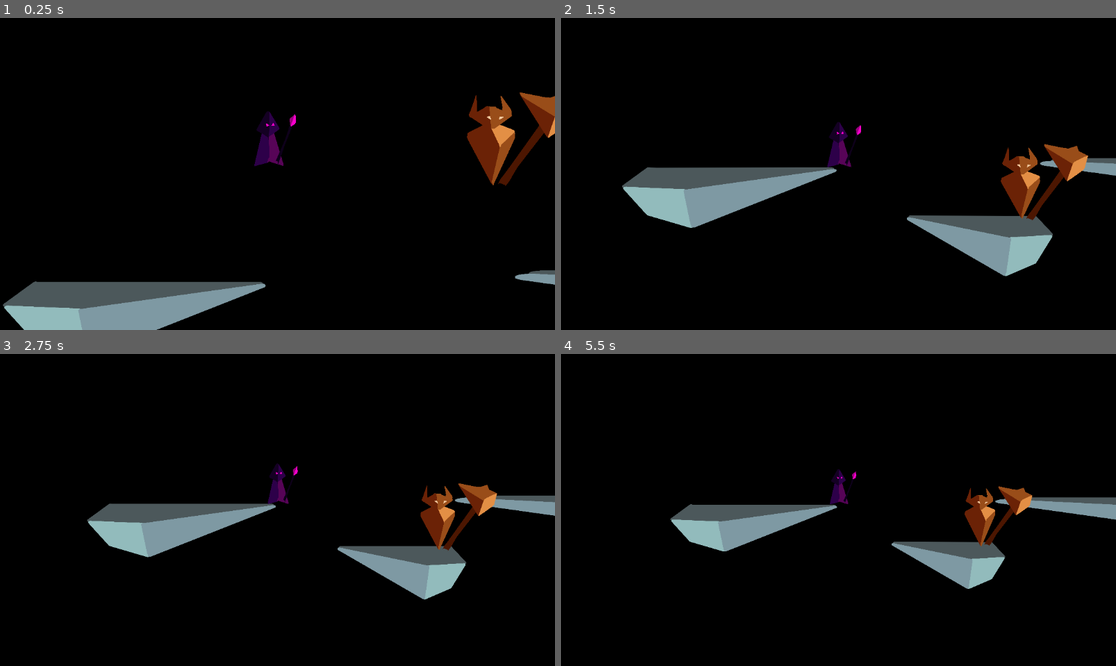
Above: before the commit, frames 1-4 (two rows, left to right).
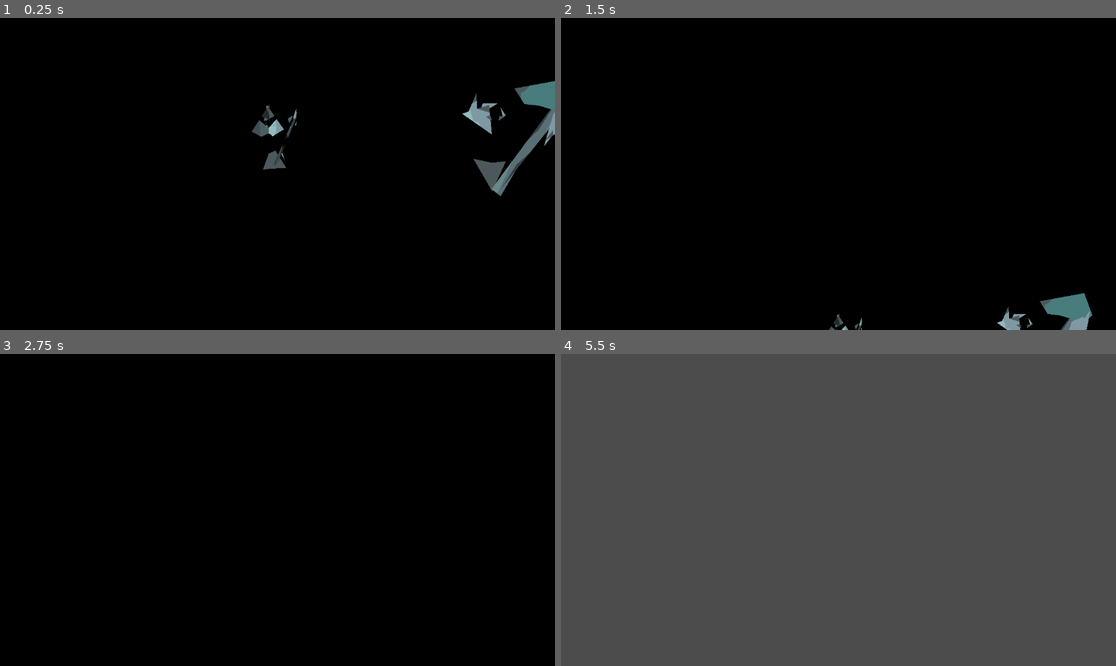
Above: after the commit, the same moments.

Repository: AthertonRoamer/GMTKPrep25
Game: Godot game, scene res://game/game.tscn
Same seed, same stepped clock (60 frames per second), same inputs: the game is played once before the commit and once after it. This scene is started directly instead of the project's main scene. The engine's default icon, where the game draws it, is replaced by a stand-in: a white triangle on a blue panel in a dark square.
Inputs:
- Up to frame 1 (0.25 s): no input
- Up to frame 2 (1.5 s): hold Shift (dash) 0.53-1.28 s; hold D (walk_right) from 0.53 s (still down); tap Space (jump) at 0.77 s; tap Shift (dash) at 1.35 s
- Up to frame 3 (2.75 s): tap Space (jump) at 1.52 s; release D (walk_right) at 2.03 s; hold A (walk_left) from 2.03 s (still down); hold Shift (dash) from 2.03 s (still down)
- Up to frame 4 (5.5 s): release A (walk_left) at 2.78 s; release Shift (dash) at 2.78 s; hold D (walk_right) 2.78-4.28 s; tap Shift (dash) at 2.85, 4.35 s; tap Space (jump) at 3.02, 3.77, 4.52 s; hold Shift (dash) 3.53-4.28 s; hold A (walk_left) 4.28-5.03 s; hold D (walk_right) from 5.03 s (still down); hold Shift (dash) from 5.03 s (still down)

The runs differ from the first frame. In frame 1, 9.4% of the frame differs, in the area x 0-100%, y 20-100%; in frame 2, 11%; in frame 3, 8.1%; in frame 4, 98%, in the area x 0-100%, y 0-100%.

Commit message:
gay shit

Diff:
--- a/gmtkprep25/art/hammer.tscn
+++ b/gmtkprep25/art/hammer.tscn
@@ -1,6 +1,6 @@
 [gd_scene load_steps=12 format=3 uid="uid://d4gheop4cx2fy"]
 
-[ext_resource type="Texture2D" uid="uid://c1d4mdvmxqvao" path="res://art/gmtk25_art2.png" id="1_63pn6"]
+[ext_resource type="Texture2D" uid="uid://b4e11f4y0m10k" path="res://art/map_art.png" id="1_63pn6"]
 [ext_resource type="Script" uid="uid://cgthdykad3xuq" path="res://art/hammer.gd" id="1_qx2d8"]
 
 [sub_resource type="Animation" id="Animation_j8yxk"]
--- a/gmtkprep25/art/wizard_art.tscn
+++ b/gmtkprep25/art/wizard_art.tscn
@@ -1,6 +1,6 @@
 [gd_scene load_steps=2 format=3 uid="uid://bifokxpmfurvc"]
 
-[ext_resource type="Texture2D" uid="uid://c1d4mdvmxqvao" path="res://art/gmtk25_art2.png" id="1_fqrr0"]
+[ext_resource type="Texture2D" uid="uid://b4e11f4y0m10k" path="res://art/map_art.png" id="1_fqrr0"]
 
 [node name="wizard_art" type="Node2D"]
 
--- /dev/null
+++ b/gmtkprep25/maps/platforms/platform1.tscn
@@ -0,0 +1,16 @@
+[gd_scene load_steps=2 format=3 uid="uid://b53m3wg78k53t"]
+
+[ext_resource type="Texture2D" uid="uid://b4e11f4y0m10k" path="res://art/map_art.png" id="1_d88yl"]
+
+[node name="platform1" type="StaticBody2D"]
+
+[node name="Polygon2D" type="Polygon2D" parent="."]
+position = Vector2(1, -3)
+offset = Vector2(-1050, -939)
+texture = ExtResource("1_d88yl")
+polygon = PackedVector2Array(363.231, 657.746, 179.432, 832.355, 583.79, 1346.99, 1489, 1337.8, 2288.53, 823.165, 2104.73, 639.366)
+uv = PackedVector2Array(363.231, 657.746, 179.432, 832.355, 583.79, 1346.99, 1489, 1337.8, 2288.53, 823.165, 2104.73, 639.366)
+
+[node name="CollisionPolygon2D" type="CollisionPolygon2D" parent="."]
+visible = false
+polygon = PackedVector2Array(-686, -226, 1041, -252, 1168, -125, 1158, -86, 349, 365, -427, 352, -816, -102)
--- a/gmtkprep25/maps/platforms/platform_01.tscn
+++ /dev/null
@@ -1,46 +0,0 @@
-[gd_scene load_steps=2 format=3 uid="uid://cumqqkee8lgow"]
-
-[ext_resource type="Texture2D" uid="uid://ckhkrt180he6v" path="res://art/gmtk25_art.png" id="1_5xrkt"]
-
-[node name="platform_01" type="StaticBody2D"]
-
-[node name="rock1" type="Polygon2D" parent="."]
-texture_filter = 1
-position = Vector2(141, 103)
-offset = Vector2(-470, -440)
-texture = ExtResource("1_5xrkt")
-polygon = PackedVector2Array(262, 267, 661, 271, 865.108, 471.439, 850.936, 533.443, 447.019, 772.604, -15.3581, 459.038)
-uv = PackedVector2Array(423.989, 120.67, 664.922, 198.618, 865.108, 471.439, 850.936, 533.443, 447.019, 772.604, -15.3581, 459.038)
-
-[node name="rock2" type="Polygon2D" parent="."]
-texture_filter = 1
-position = Vector2(771, 186)
-offset = Vector2(-470, -440)
-texture = ExtResource("1_5xrkt")
-polygon = PackedVector2Array(303, 201, 664.922, 198.618, 865.108, 471.439, 850.936, 533.443, 216, 534, 403, 392)
-uv = PackedVector2Array(423.989, 120.67, 664.922, 198.618, 865.108, 471.439, 850.936, 533.443, 447.019, 772.604, -15.3581, 459.038)
-
-[node name="rock3" type="Polygon2D" parent="."]
-texture_filter = 1
-position = Vector2(1144, 17)
-rotation = 0.765932
-offset = Vector2(-1069.51, -413.039)
-texture = ExtResource("1_5xrkt")
-polygon = PackedVector2Array(1116.84, 280.781, 980.858, 322.416, 859.558, 530.681, 1269.83, 589.852, 1264.18, 452.678)
-uv = PackedVector2Array(1116.84, 280.781, 908.112, 371.641, 861.455, 506.703, 1163.5, 514.07, 1264.18, 452.678)
-
-[node name="rock4" type="Polygon2D" parent="."]
-texture_filter = 1
-position = Vector2(501, 46)
-offset = Vector2(-470, -440)
-texture = ExtResource("1_5xrkt")
-polygon = PackedVector2Array(284, 328, 638, 328, 786, 552, 770, 582, 548, 692, 107, 537)
-uv = PackedVector2Array(423.989, 120.67, 664.922, 198.618, 865.108, 471.439, 850.936, 533.443, 447.019, 772.604, -15.3581, 459.038)
-
-[node name="rock5" type="Polygon2D" parent="."]
-texture_filter = 1
-position = Vector2(1318, 87)
-offset = Vector2(-470, -440)
-texture = ExtResource("1_5xrkt")
-polygon = PackedVector2Array(284, 328, 638, 328, 786, 552, 770, 582, 548, 692, 267, 585)
-uv = PackedVector2Array(423.989, 120.67, 664.922, 198.618, 865.108, 471.439, 850.936, 533.443, 447.019, 772.604, -15.3581, 459.038)
--- a/gmtkprep25/maps/platforms/platform_02.tscn
+++ /dev/null
@@ -1,16 +0,0 @@
-[gd_scene load_steps=2 format=3 uid="uid://dor6iks60feuh"]
-
-[ext_resource type="Texture2D" uid="uid://c1d4mdvmxqvao" path="res://art/gmtk25_art2.png" id="1_fdeh4"]
-
-[node name="Platform02" type="StaticBody2D"]
-
-[node name="Polygon2D" type="Polygon2D" parent="."]
-position = Vector2(-1, 1)
-offset = Vector2(-2793, -512)
-texture = ExtResource("1_fdeh4")
-polygon = PackedVector2Array(2437.34, 130.518, 2189.67, 443.895, 2422.18, 863.417, 2803, 984, 3994.12, 216.444)
-uv = PackedVector2Array(2437.34, 130.518, 2189.67, 443.895, 2422.18, 863.417, 2811.37, 969.561, 3994.12, 216.444)
-
-[node name="CollisionPolygon2D" type="CollisionPolygon2D" parent="."]
-visible = false
-polygon = PackedVector2Array(-365, -259, 947, -248, 964, -214, -58, 401, -379, 269, -555, -48)
--- a/gmtkprep25/maps/platforms/platform_03.tscn
+++ /dev/null
@@ -1,12 +0,0 @@
-[gd_scene load_steps=2 format=3 uid="uid://baqwbdrnpl4ik"]
-
-[ext_resource type="Texture2D" uid="uid://c1d4mdvmxqvao" path="res://art/gmtk25_art2.png" id="1_1xyog"]
-
-[node name="Platform03" type="StaticBody2D"]
-
-[node name="Polygon2D" type="Polygon2D" parent="."]
-position = Vector2(-3, 5)
-offset = Vector2(-4200, -839)
-texture = ExtResource("1_1xyog")
-polygon = PackedVector2Array(3574.65, 540.55, 3460.45, 784.178, 3666.01, 1035.42, 5089.71, 1233.37, 4952.67, 494.869)
-uv = PackedVector2Array(3574.65, 540.55, 3460.45, 784.178, 3666.01, 1035.42, 5082.1, 1225.75, 4952.67, 494.869)
--- /dev/null
+++ b/gmtkprep25/maps/platforms/platform_2.tscn
@@ -0,0 +1,15 @@
+[gd_scene load_steps=2 format=3 uid="uid://y2j76m7vng7a"]
+
+[ext_resource type="Texture2D" uid="uid://b4e11f4y0m10k" path="res://art/map_art.png" id="1_vnre4"]
+
+[node name="platform2" type="StaticBody2D"]
+
+[node name="Polygon2D" type="Polygon2D" parent="."]
+position = Vector2(35, -56)
+offset = Vector2(-2262, -4359)
+texture = ExtResource("1_vnre4")
+polygon = PackedVector2Array(420.25, 3788.28, -44.5586, 4551.05, 1707.41, 5409.16, 4353.25, 5146.96, 5545.07, 4443.78, 5032.59, 3549.92)
+uv = PackedVector2Array(420.25, 3788.28, -44.5586, 4551.05, 1707.41, 5409.16, 4353.25, 5146.96, 5545.07, 4443.78, 5032.59, 3549.92)
+
+[node name="CollisionPolygon2D" type="CollisionPolygon2D" parent="."]
+polygon = PackedVector2Array(-1674, -520, -1768, -62, -1439, 267, -941, 449, 95, 550, 1757, 220, 1770, 173, 2504, -251, 2288, -533)
--- a/gmtkprep25/maps/test_map.tscn
+++ b/gmtkprep25/maps/test_map.tscn
@@ -1,6 +1,5 @@
-[gd_scene load_steps=4 format=3 uid="uid://n723ru2gtx5i"]
+[gd_scene load_steps=3 format=3 uid="uid://n723ru2gtx5i"]
 
-[ext_resource type="PackedScene" uid="uid://dor6iks60feuh" path="res://maps/platforms/platform_02.tscn" id="1_b71ab"]
 [ext_resource type="Script" uid="uid://b60ur2mhqmr8s" path="res://maps/map.gd" id="1_pwco0"]
 
 [sub_resource type="Environment" id="Environment_42yok"]
@@ -9,18 +8,6 @@
 
 [node name="test_map" type="Node2D"]
 script = ExtResource("1_pwco0")
-
-[node name="Spawn1" type="Node2D" parent="."]
-position = Vector2(2384, 204)
-
-[node name="Spawn2" type="Node2D" parent="."]
-position = Vector2(280, 267)
-
-[node name="Spawn3" type="Node2D" parent="."]
-position = Vector2(926, 416)
-
-[node name="Spawn4" type="Node2D" parent="."]
-position = Vector2(1860, 199)
 
 [node name="graphics" type="Node2D" parent="."]
 
@@ -34,14 +21,16 @@
 offset_bottom = 15874.0
 color = Color(0.0295066, 0.0295066, 0.0295066, 1)
 
-[node name="Platform02" parent="." instance=ExtResource("1_b71ab")]
-position = Vector2(129, 411)
-scale = Vector2(0.380546, 0.248097)
+[node name="spawns" type="Node2D" parent="."]
 
-[node name="Platform03" parent="." instance=ExtResource("1_b71ab")]
-position = Vector2(932, 540)
-scale = Vector2(-0.259453, 0.248097)
+[node name="Spawn1" type="Node2D" parent="spawns"]
+position = Vector2(2384, 204)
 
-[node name="Platform04" parent="." instance=ExtResource("1_b71ab")]
-position = Vector2(2842, 433)
-scale = Vector2(-1.87502, 0.432347)
+[node name="Spawn2" type="Node2D" parent="spawns"]
+position = Vector2(280, 267)
+
+[node name="Spawn3" type="Node2D" parent="spawns"]
+position = Vector2(926, 416)
+
+[node name="Spawn4" type="Node2D" parent="spawns"]
+position = Vector2(1860, 199)
--- a/gmtkprep25/player/wizard/wizard.tscn
+++ b/gmtkprep25/player/wizard/wizard.tscn
@@ -1,7 +1,7 @@
 [gd_scene load_steps=11 format=3 uid="uid://bv7mmxv5oflqa"]
 
-[ext_resource type="Script" uid="uid://rq1uknbocc74" path="res://wizard.gd" id="1_nqr4n"]
-[ext_resource type="Texture2D" uid="uid://c1d4mdvmxqvao" path="res://art/gmtk25_art2.png" id="2_x548p"]
+[ext_resource type="Script" path="res://wizard.gd" id="1_nqr4n"]
+[ext_resource type="Texture2D" uid="uid://b4e11f4y0m10k" path="res://art/map_art.png" id="2_x548p"]
 
 [sub_resource type="CapsuleShape2D" id="CapsuleShape2D_x548p"]
 radius = 31.0
Binary file removed: gmtkprep25/art/gmtk25_art2.png
Renamed: gmtkprep25/player/test_player/gmtk25_art2.png -> gmtkprep25/art/map_art.png
Not shown, changed: gmtkprep25/art/map_art.png.import
Not shown, removed: gmtkprep25/player/test_player/gmtk25_art2.png.import
